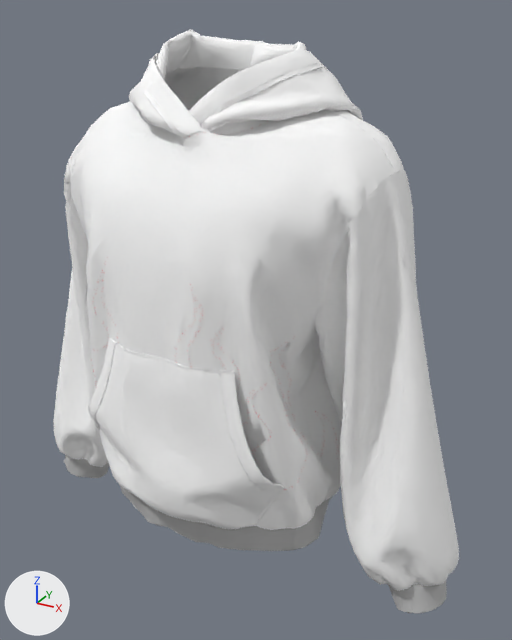
A saved change to the glTF model public/models/hoodie.glb.
Camera for both pictures: a camera (50 mm lens) standing at (0.408, -0.6, 1.473) and looking at (0.03, 0.086, 1.13). The lights are fixed; the arrows at lower left show +X, +Y and +Z. The picture after the commit comes second. Where no turn or scale is listed for an object, it has been applied to the vertices. Vertices at exactly the same position are counted once.

Objects in the first picture: 'hoodie'.
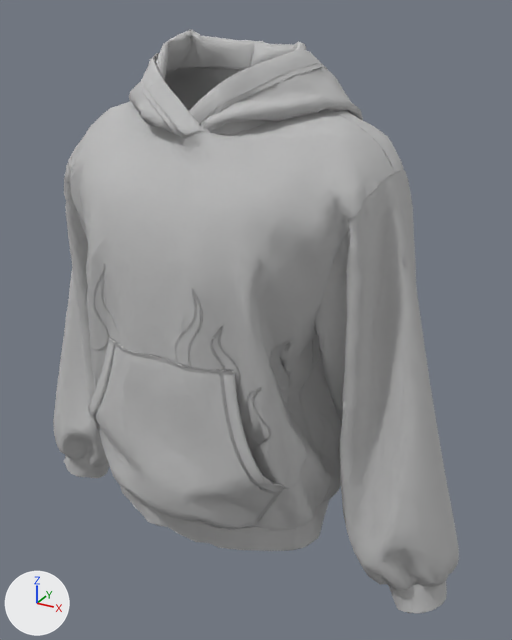
The newer file is also turned or shifted as a whole; pictures and numbers use the older file's frame.

Changed parts and their boxes (x1, y1, x2, y2) in the pictures (512 x 640 px; the box of a moved part takes in the faces that stretch with it):
part 1 of me_hoodie_001, moved or reshaped: before (102, 342, 336, 530); after (99, 342, 338, 530)
part 2 of me_hoodie_001, moved or reshaped: before (190, 68, 323, 135); after (188, 68, 330, 135)
part 3 of me_hoodie_001, recoloured (darker): (53, 29, 459, 591) in both
part 4 of me_hoodie_001, recoloured (darker): (141, 49, 326, 138) in both
part 5 of me_hoodie_001, recoloured: (91, 125, 338, 490) in both

The change, as a diff of the scene's bpy script:
```diff
--- a/public/models/hoodie.glb.py
+++ b/public/models/hoodie.glb.py
@@ me_hoodie_001 @@
 # used by ob_hoodie; location = (0.0, 0.0, 0.0)
-me_hoodie_001.from_pydata(...)  # 46810 vertices, 42948 faces; spans x -0.302..0.303, y -0.084..0.226, z 0.812..1.452
+me_hoodie_001.from_pydata(...)  # 46831 vertices, 42988 faces; spans x -0.302..0.303, y -0.084..0.226, z 0.812..1.452
+# me_hoodie_001 part 1: 59 vertices moved within x -0.134..0.141, y -0.068..0.168, z 0.878..1.216; 112 vertices removed from x -0.137..0.181, y -0.067..0.165, z 0.877..1.218; 123 vertices added at x -0.136..0.182, y -0.067..0.166, z 0.877..1.218
+# me_hoodie_001 part 2: 31 vertices moved from x -0.065..0.101, y -0.012..0.203, z 1.314..1.417 to x -0.058..0.101, y -0.012..0.203, z 1.314..1.417; 36 vertices removed from x -0.128..0.113, y 0.002..0.203, z 1.315..1.428; 39 vertices added at x -0.128..0.114, y 0.004..0.203, z 1.315..1.425
+# me_hoodie_001 part 3: 24349 faces spanning x -0.302..0.303, y -0.084..0.226, z 0.842..1.452 switch from mat_sweat_rib_1x1_319gsm_hoodie_001 to mat_rib_2x2_468gsm_hoodie_end_001
+# me_hoodie_001 part 4: 1566 faces spanning x -0.11..0.102, y -0.018..0.214, z 1.306..1.437 switch from mat_sweat_hood_rib_1x1_319gsm_hood_001 to mat_rib_2x2_468gsm_hoodie_end_001
+# me_hoodie_001 part 5: 13774 faces spanning x -0.141..0.152, y -0.07..0.17, z 0.951..1.401 switch from mat_stitches_001 (red #e50000) to mat_rib_2x2_468gsm_hoodie_end_001
+# other edits to the shape of me_hoodie_001 do not show in these pictures
```
